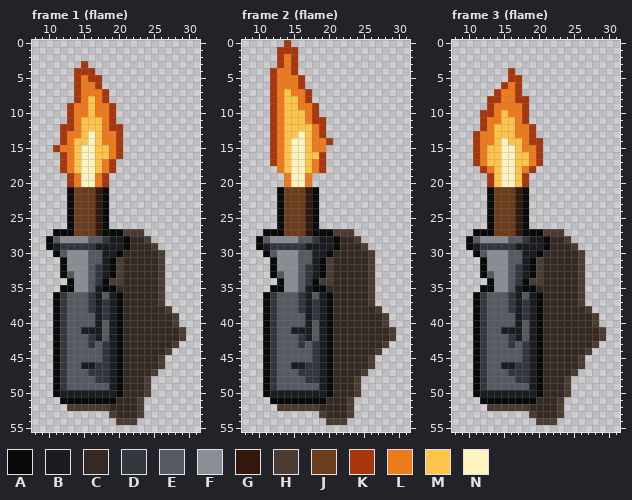
Pixel-art file -- projects/006_delve/art/deco_torch_front.aseprite. That is the earlier state.
32x64 pixels, 4 frames. Colours within 5 levels of each other are drawn and written as one. Shown: frame 1 (flame): x 8..31, y 0..55; frame 2 (flame): x 8..31, y 0..55; frame 3 (flame): x 8..31, y 0..55. The commit also changed other frames, which this record leaves out.
Palette (. is transparent): A #070a08  B #1a1c21  C #352a23  D #33363d  E #555962  F #8a8d94  G #33190d  H #4a3c32  J #6c3d1c  K #a8360c  L #ee7a1c  M #ffc44a  N #fff3c0
After:
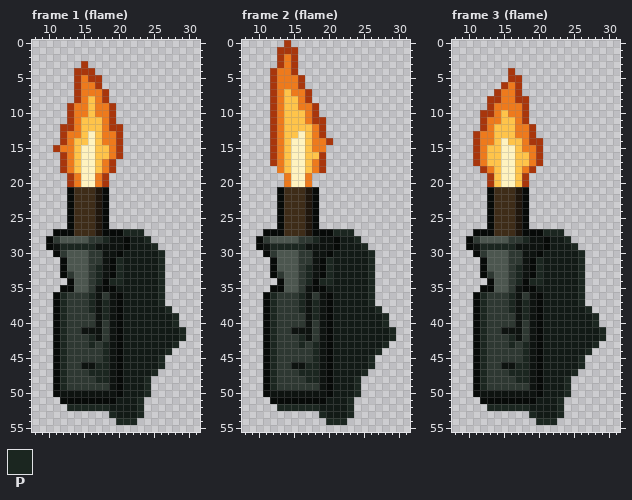
Colours new in this view: P #1b2620
Edits made:
colour B: #1a1c21 -> #0e1310
colour C: #352a23 -> #121a16
colour E: #555962 -> #2e3832
colour F: #8a8d94 -> #4c564f
colour G: #33190d -> #20160c
colour J: #6c3d1c -> #3e2c18
Frame 1 (flame), layers "objeto", "sombra":
y 27: x 21..23 HHH -> PPP
y 28: x 18 D -> P; x 24 H -> P
y 29: x 12..16 DDDDD -> PPPPP; x 25 H -> P
y 30: x 26 H -> P
y 31: x 20 H -> P; x 26 H -> P
y 32..33: x 17 D -> P; x 20 H -> P; x 26 H -> P
y 34: x 17 D -> P; x 19..20 HH -> PP; x 26 H -> P
y 35: x 26 H -> P
y 36: x 12 D -> P; x 16 D -> P; x 26 H -> P
y 37: x 12 D -> P; x 16 D -> P; x 18 D -> P; x 26 H -> P
y 38: x 12 D -> P; x 16 D -> P; x 18 D -> P; x 27 H -> P
y 39: x 12 D -> P; x 18 D -> P; x 28 H -> P
y 40: x 12 D -> P; x 28 H -> P
y 41: x 12 D -> P; x 29 H -> P
y 42: x 12 D -> P; x 16 D -> P; x 29 H -> P
y 43: x 12 D -> P; x 16 D -> P; x 18 D -> P; x 28 H -> P
y 44: x 12 D -> P; x 18 D -> P; x 27 H -> P
y 45: x 12 D -> P; x 18 D -> P; x 26 H -> P
y 46: x 12 D -> P; x 17..18 DD -> PP; x 26 H -> P
y 47: x 12 D -> P; x 16..18 DDD -> PPP; x 25 H -> P
y 48: x 12 D -> P; x 17..18 DD -> PP; x 24 H -> P
y 49: x 12 D -> P; x 24 H -> P
y 50: x 24 H -> P
y 51: x 23 H -> P
y 52: x 13..18 HHHHHH -> PPPPPP; x 23 H -> P
y 53: x 19 H -> P; x 23 H -> P
y 54: x 20..22 HHH -> PPP
Frame 2 (flame), layers "objeto", "sombra": the same change as frame 1 (flame)
Frame 3 (flame), layers "objeto", "sombra": the same change as frame 1 (flame)
Boxes around the changes in both pictures, in picture pixels (x1, y1, x2, y2):
changed: (53, 187, 186, 425)
changed: (263, 187, 396, 425)
changed: (473, 187, 606, 425)
